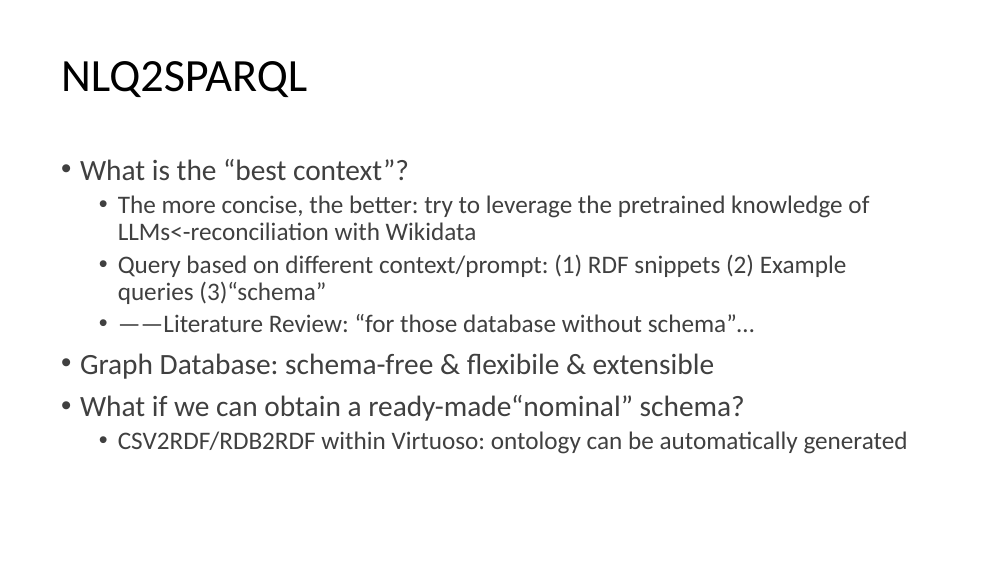
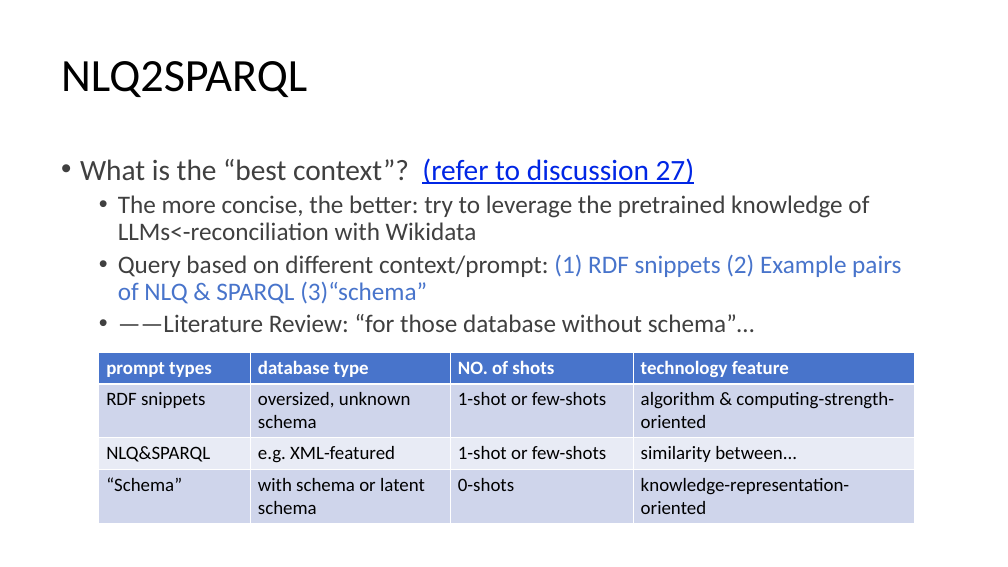
Before and after one commit to DDMAL/linkedmusic-queries, a slide deck: slide 3 of handOver_generalReviewOf_LinkedMusicQueries2024-2025.pptx. Drawn at 1008x567 pixels with LibreOffice and Linux fonts; fonts in the diff are those of the drawing. Boxes give left, top, right and bottom in pixels: in the first picture for what was removed or moved away, otherwise in the second. Text is boxed around its words. In the diff, an @@ line names an element or a change of style, - is before the commit and + after.

```diff
--- a/handOver_generalReviewOf_LinkedMusicQueries2024-2025.pptx
+++ b/handOver_generalReviewOf_LinkedMusicQueries2024-2025.pptx
@@ text at [80,158,695,184]: text changed @@
-• What is the “best context”?
+• What is the “best context”? (refer to discussion 27)
@@ text at [118,255,901,304]: text changed; text colour #404040 to #4874CB @@
-  • Query based on different context/prompt: (1) RDF snippets (2) Example queries (3)“schema”
+  • Query based on different context/prompt: (1) RDF snippets (2) Example pairs of NLQ & SPARQL (3)“schema”
@@ text at [80,353,908,454]: paragraphs removed @@
-• Graph Database: schema-free & flexibile & extensible
-• What if we can obtain a ready-made“nominal” schema?
-  • CSV2RDF/RDB2RDF within Virtuoso: ontology can be automatically generated
@@ table added at [99,352,915,521], 4 rows, 4 columns @@
+prompt types | database type | NO. of shots | technology feature
+RDF snippets | oversized, unknown schema | 1-shot or few-shots | algorithm & computing-strength-oriented
+NLQ&SPARQL | e.g. XML-featured | 1-shot or few-shots | similarity between...
+“Schema” | with schema or latent schema | 0-shots | knowledge-representation-oriented
```
Also in this commit, not shown: 9 other slides changed, 4 slides added, 1 other file.
